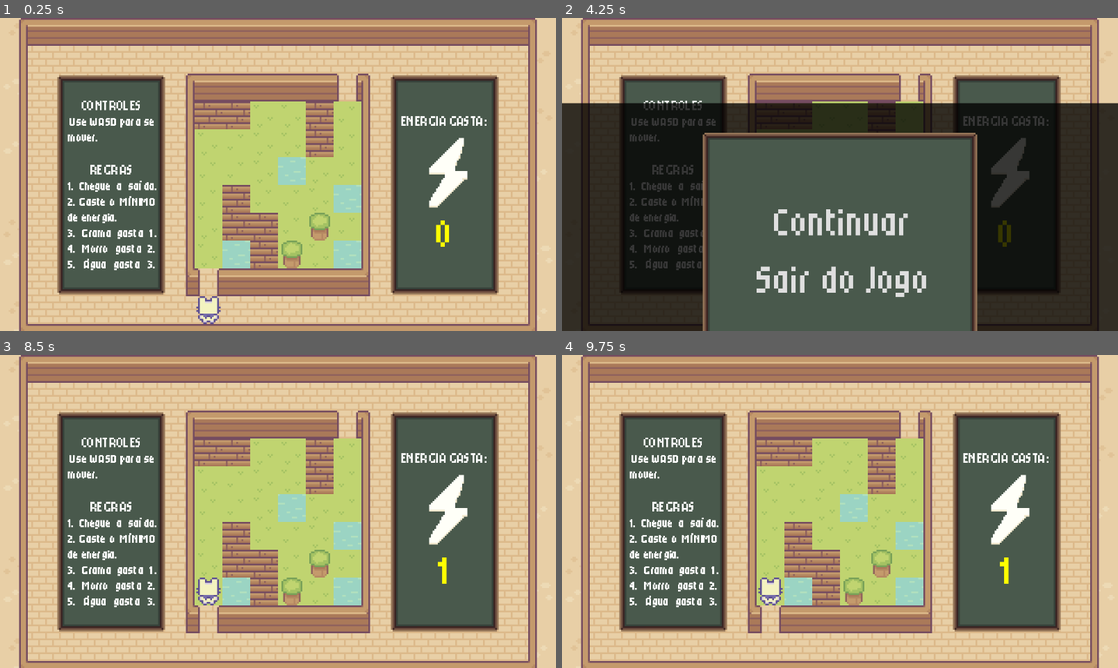
Above: before the commit, frames 1-4 (two rows, left to right).
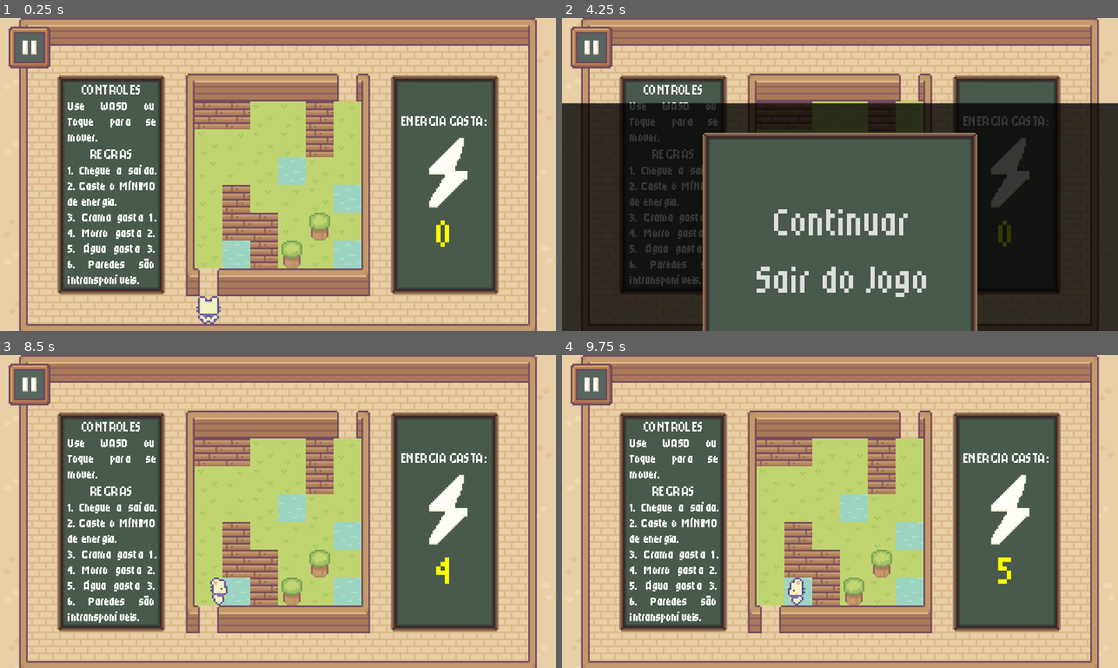
Above: after the commit, the same moments.

Repository: Luciano-Tadeu/pathfiding-game-A-
Game: Godot game, scene res://cenas/Ambiente.tscn
Same seed, same stepped clock (60 frames per second), same inputs: the game is played once before the commit and once after it.
Inputs (mouse positions are in pixels of both pictures, inside the frame that each line leads up to):
- Up to frame 1 (0.25 s): no input
- Up to frame 2 (4.25 s): tap Enter at 0.5, 2, 3.5 s; move the mouse to (962, 158) at 0.52 s; hold D (Direita) 0.53-1.25 s; hold S (Trás) 0.53-1.25 s; click (962, 158) at 0.67 s; tap Space at 1.25, 2.75 s; drag from (728, 190) to (812, 237) at 1.27 s; move the mouse to (895, 105) at 2.02 s; hold D (Direita) 2.03-2.75 s; hold S (Trás) 2.03-2.75 s; click (895, 105) at 2.17 s; drag from (812, 237) to (673, 127) at 2.77 s; move the mouse to (1006, 221) at 3.52 s; hold A (Esquerda) from 3.53 s (still down); hold S (Trás) from 3.53 s (still down); click (1006, 221) at 3.67 s; tap Escape (ui_cancel) at 4.15 s
- Up to frame 3 (8.5 s): release A (Esquerda) at 4.25 s; release S (Trás) at 4.25 s; drag from (111, 464) to (194, 433) at 4.27 s; click "Continuar" at 5 s; tap Space at 5.75 s; move the mouse to (305, 511) at 5.77 s; hold A (Esquerda) 5.78-6.5 s; hold S (Trás) 5.78-6.5 s; click (305, 511) at 5.92 s; drag from (194, 433) to (166, 527) at 6.52 s; move the mouse to (400, 495) at 7.27 s; hold W (Frente) 7.28-8 s; hold S (Trás) 7.28-8 s; click (400, 495) at 7.42 s; drag from (166, 527) to (250, 574) at 8.02 s
- Up to frame 4 (9.75 s): move the mouse to (895, 442) at 8.77 s; hold A (Esquerda) 8.78-9.5 s; hold S (Trás) 8.78-9.5 s; click (895, 442) at 8.92 s; drag from (812, 574) to (673, 464) at 9.52 s

The runs differ from the first frame. In frame 1, 3.4% of the frame differs, in the area x 1-29%, y 2-86%; in frame 2, 2.6%; in frame 3, 3.9%; in frame 4, 4.1%, in the area x 1-81%, y 2-86%.

Commit message:
Adaptações pra Mobile 1/2

Diff:
--- a/godot/cenas/Ambiente.tscn
+++ b/godot/cenas/Ambiente.tscn
@@ -4,7 +4,9 @@
 [ext_resource type="PackedScene" uid="uid://dynikeaxtsl42" path="res://cenas/Gameplay.tscn" id="3_3hemr"]
 [ext_resource type="PackedScene" uid="uid://ceqfdrh14qevq" path="res://cenas/Menu_Pause.tscn" id="5_5re78"]
 [ext_resource type="PackedScene" uid="uid://dl3yee2modhxk" path="res://cenas/Menu_Finish.tscn" id="6_3hemr"]
+[ext_resource type="Texture2D" uid="uid://tuywn2x08j1i" path="res://Sprout Lands - Sprites - Basic pack/Sprout Lands - Sprites - Basic pack/Objects/botao_pause.png" id="6_x7mbq"]
 [ext_resource type="AudioStream" uid="uid://d1ukllobl18o" path="res://sounds/regrowth wip.wav" id="7_x7mbq"]
+[ext_resource type="Texture2D" uid="uid://c8k3y36pxo6ni" path="res://Sprout Lands - Sprites - Basic pack/Sprout Lands - Sprites - Basic pack/Objects/botao_pause_pressionado.png" id="7_xxr1h"]
 
 [node name="Ambiente" type="Node2D" unique_id=144985110]
 script = ExtResource("1_xxr1h")
@@ -24,3 +26,9 @@
 process_mode = 3
 stream = ExtResource("7_x7mbq")
 autoplay = true
+
+[node name="TouchScreenButton" type="TouchScreenButton" parent="." unique_id=310481494]
+position = Vector2(5, 5)
+texture_normal = ExtResource("6_x7mbq")
+texture_pressed = ExtResource("7_xxr1h")
+action = "ui_cancel"
--- a/godot/cenas/Gameplay.tscn
+++ b/godot/cenas/Gameplay.tscn
@@ -35,9 +35,9 @@
 
 [node name="QuadroEsquerda" type="RichTextLabel" parent="." unique_id=1370071678]
 offset_left = 37.0
-offset_top = 37.0
+offset_top = 36.0
 offset_right = 91.0
-offset_bottom = 155.0
+offset_bottom = 156.0
 theme_override_constants/line_separation = 2
 theme_override_fonts/normal_font = ExtResource("3_325o7")
 theme_override_fonts/bold_font = ExtResource("3_325o7")
@@ -46,14 +46,15 @@
 theme_override_styles/normal = SubResource("StyleBoxEmpty_s25r4")
 bbcode_enabled = true
 text = "[center][b]CONTROLES[/b][/center]
- Use WASD para se mover.
-
+Use WASD ou Toque para se mover.
 [center][b]REGRAS[/b][/center]
 1. Chegue a saída.
 2. Gaste o MÍNIMO de energia.
 3. Grama gasta 1.
 4. Morro gasta 2.
-5. Água gasta 3."
+5. Água gasta 3.
+6. Paredes são intransponíveis."
+fit_content = true
 horizontal_alignment = 3
 vertical_alignment = 1
 
--- a/godot/cenas/Replay.tscn
+++ b/godot/cenas/Replay.tscn
@@ -15,6 +15,8 @@
 [ext_resource type="AudioStream" uid="uid://ogf2c0842obx" path="res://sounds/confirmation_001.ogg" id="12_pnhrm"]
 [ext_resource type="AudioStream" uid="uid://c4o78c2p1gad8" path="res://sounds/footstep05.ogg" id="13_fmof6"]
 [ext_resource type="PackedScene" uid="uid://cyyrlkdufcovk" path="res://cenas/Menu_Replay.tscn" id="15_pnhrm"]
+[ext_resource type="Texture2D" uid="uid://tuywn2x08j1i" path="res://Sprout Lands - Sprites - Basic pack/Sprout Lands - Sprites - Basic pack/Objects/botao_pause.png" id="16_tugry"]
+[ext_resource type="Texture2D" uid="uid://c8k3y36pxo6ni" path="res://Sprout Lands - Sprites - Basic pack/Sprout Lands - Sprites - Basic pack/Objects/botao_pause_pressionado.png" id="17_xuqc0"]
 
 [sub_resource type="TileSetAtlasSource" id="TileSetAtlasSource_5psx8"]
 texture = ExtResource("1_54w33")
@@ -656,3 +658,9 @@
 
 [node name="Menu" parent="." unique_id=478347315 instance=ExtResource("15_pnhrm")]
 visible = false
+
+[node name="TouchScreenButton" type="TouchScreenButton" parent="." unique_id=1492821927]
+position = Vector2(5, 5)
+texture_normal = ExtResource("16_tugry")
+texture_pressed = ExtResource("17_xuqc0")
+action = "ui_cancel"
--- a/godot/project.godot
+++ b/godot/project.godot
@@ -53,6 +53,10 @@
 ]
 }
 
+[input_devices]
+
+pointing/emulate_touch_from_mouse=true
+
 [physics]
 
 3d/physics_engine="Jolt Physics"
--- a/godot/scripts/game/movement.gd
+++ b/godot/scripts/game/movement.gd
@@ -14,6 +14,11 @@
 @onready var texto_energia: RichTextLabel = $"../QuadroDireitaEnergia"
 var energia_gasta: int = 0
 var historico_energia: Array = []
+
+# Variáveis de controle de Swipe (Mobile)
+var posicao_inicial_toque: Vector2 = Vector2.ZERO
+var detectando_swipe: bool = false
+@export var limite_deslize: float = 30.0 # Pixels mínimos de arrasto para validar o movimento
 
 # Flags de Inicio e Fim
 var started = false
@@ -39,13 +44,40 @@
 	position = Vector2(posicao_grid) * tamanho_tile + Vector2(tamanho_tile / 2.0, tamanho_tile / 2.0)
 
 func _unhandled_input(event):
-	# Ignora os comandos se o jogador ainda estiver no meio de um movimento
-	if movendo:
-		return
-
 	var direcao = Vector2i.ZERO
 
-	if event.is_action_pressed("Direita"):
+	# --- 1. LÓGICA DE SWIPE (TELA DE TOQUE) ---
+	if event is InputEventScreenTouch:
+		if event.pressed:
+			posicao_inicial_toque = event.position
+			detectando_swipe = true
+		else:
+			detectando_swipe = false # Dedo saiu da tela
+
+	elif event is InputEventScreenDrag and detectando_swipe:
+		var vetor_deslize = event.position - posicao_inicial_toque
+
+		# Se arrastou o dedo o suficiente (passou do limite)
+		if vetor_deslize.length() > limite_deslize:
+			# Compara o X e Y para saber se o arrasto foi mais horizontal ou vertical
+			if abs(vetor_deslize.x) > abs(vetor_deslize.y):
+				# Horizontal
+				if vetor_deslize.x > 0:
+					direcao = Vector2i.RIGHT
+				else:
+					direcao = Vector2i.LEFT
+			else:
+				# Vertical
+				if vetor_deslize.y > 0:
+					direcao = Vector2i.DOWN # Y positivo no Godot é para baixo
+				else:
+					direcao = Vector2i.UP   # Y negativo no Godot é para cima
+
+			# Desativa para não acionar várias vezes no mesmo arrasto contínuo
+			detectando_swipe = false
+
+	# --- 2. LÓGICA DE TECLADO / BOTÕES VIRTUAIS (MANTIDA) ---
+	elif event.is_action_pressed("Direita"):
 		direcao = Vector2i.RIGHT
 	elif event.is_action_pressed("Esquerda"):
 		direcao = Vector2i.LEFT
@@ -54,7 +86,9 @@
 	elif event.is_action_pressed("Frente"):
 		direcao = Vector2i.UP
 
-	if direcao != Vector2i.ZERO:
+	# --- 3. APLICA O MOVIMENTO ---
+	# Só move se houver uma direção e se NÃO estiver no meio de uma animação
+	if direcao != Vector2i.ZERO and not movendo:
 		tentar_mover(direcao)
 
 func tentar_mover(direcao: Vector2i):
Binary file added: godot/Sprout Lands - Sprites - Basic pack/Sprout Lands - Sprites - Basic pack/Objects/botao_pause.png
Not shown, added: godot/Sprout Lands - Sprites - Basic pack/Sprout Lands - Sprites - Basic pack/Objects/botao_pause.png.import
Binary file added: godot/Sprout Lands - Sprites - Basic pack/Sprout Lands - Sprites - Basic pack/Objects/botao_pause_pressionado.png
Not shown, added: godot/Sprout Lands - Sprites - Basic pack/Sprout Lands - Sprites - Basic pack/Objects/botao_pause_pressionado.png.import
Not shown, added: godot/compilado/web/Grupo IA.apple-touch-icon.png.import
Not shown, added: godot/compilado/web/Grupo IA.icon.png.import
Not shown, added: godot/compilado/web/Grupo IA.png.import
Not shown, changed: godot/export_presets.cfg
Not shown, changed: README.md
Not shown, changed: relatorio/main.pdf
Not shown, changed: relatorio/main.tex
